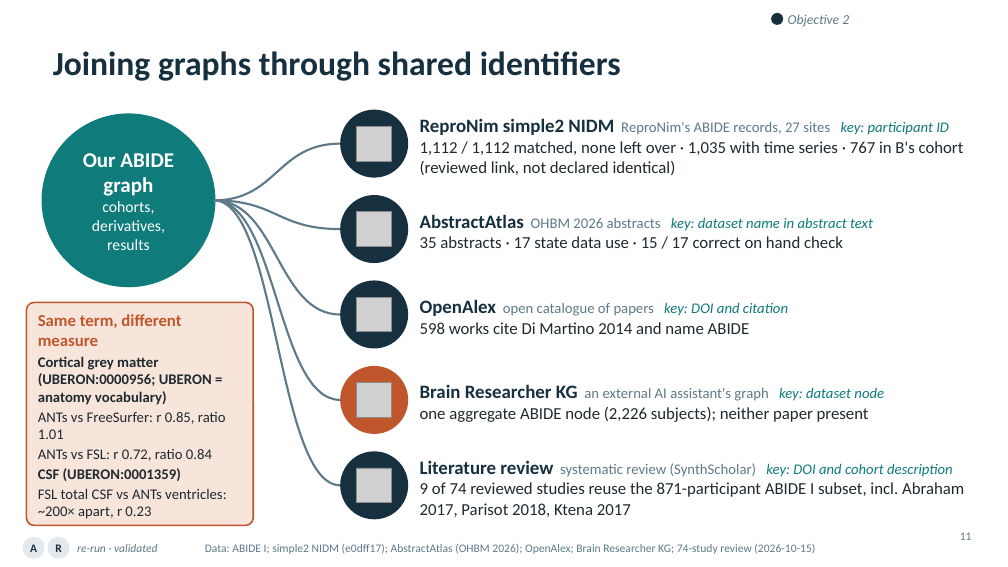
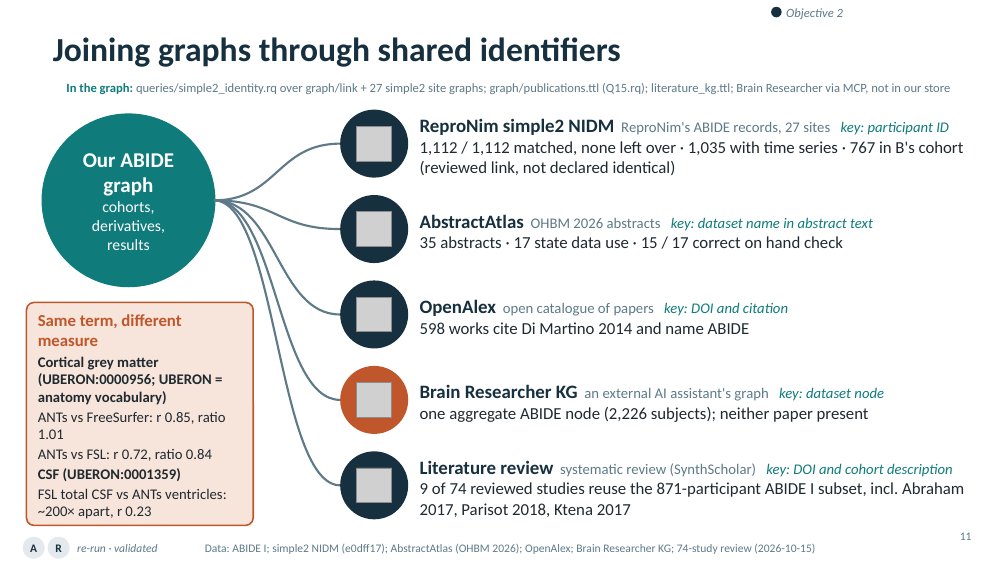
Before and after one commit to ReproNim/llm-workshop-kg, a slide deck: slide 11 of slides/Knowledge_Graphs_Skills_Neuroimaging_v4.pptx. Drawn at 1008x567 pixels with LibreOffice and Linux fonts; fonts in the diff are those of the drawing; grey boxes stand for pictures; background and template pictures are left out. Boxes give left, top, right and bottom in pixels: in the first picture for what was removed or moved away, otherwise in the second. Text is boxed around its words. In the diff, an @@ line names an element or a change of style, - is before the commit and + after.

```diff
--- a/slides/Knowledge_Graphs_Skills_Neuroimaging_v4.pptx
+++ b/slides/Knowledge_Graphs_Skills_Neuroimaging_v4.pptx
@@ title "Joining graphs through shared identifiers": place and size @@
-title "Joining graphs through shared identifiers" at bbox=[53, 51, 621, 81]
+title "Joining graphs through shared identifiers" at bbox=[53, 37, 621, 67]
@@ ellipse: place and size @@
-ellipse at bbox=[771, 13, 783, 25]
+ellipse at bbox=[771, 7, 782, 17]
@@ text "Objective 2" at bbox=[786, 8, 843, 19]: size 13 to 12 pt @@
@@ text added at bbox=[66, 83, 950, 94], 12 pt, text #5E7A88 @@
+In the graph: queries/simple2_identity.rq over graph/link + 27 simple2 site graphs; graph/publications.ttl (Q15.rq); literature_kg.ttl; Brain Researcher via MCP, not in our store
```
Also in this commit, not shown: 20 other slides changed, 3 slides added, 2 slides removed, 2 other files.
